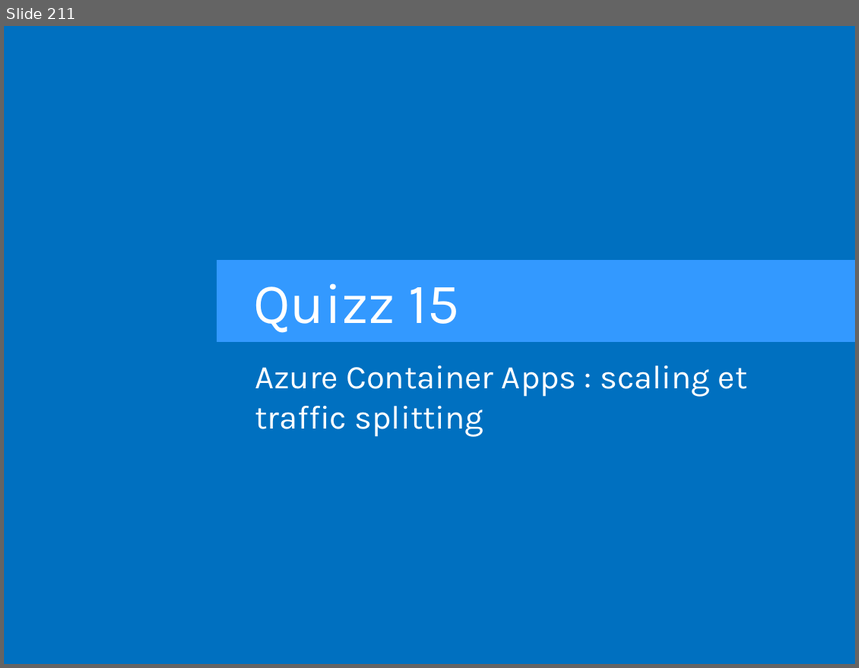
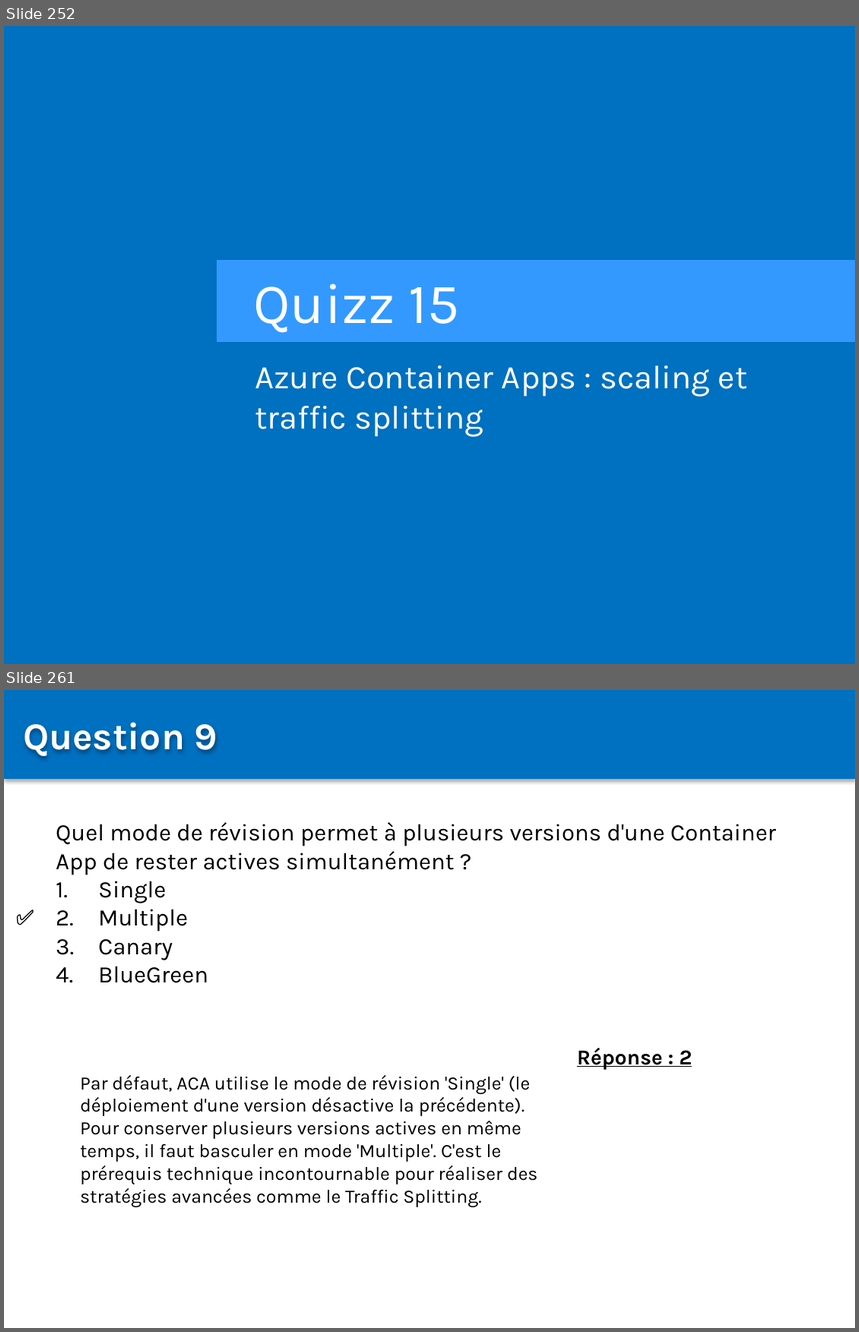
Before and after one commit to Sybaris-Classroom/az-204, a slide deck: Quiz/Quiz.pptx. Shown one above the other, each under a label of ours: slide 211 before the commit, slides 252 and 261 after it; the slides between them are not shown. The pictures are 859x668 and 859x1332 pixels, drawn with LibreOffice and Linux fonts; fonts in the diff are those of the drawing. Boxes give left, top, right and bottom in pixels: in the first picture for what was removed or moved away, otherwise in the second. Text is boxed around its words. In the diff, an @@ line names an element or a change of style, - is before the commit and + after.

```diff
--- a/Quiz/Quiz.pptx
+++ b/Quiz/Quiz.pptx
@@ slide 261 added at [4, 690, 855, 1328], background #FFFFFF @@
@@ rectangle added at [4, 690, 855, 778], fill #0070C0 @@
@@ text added at [23, 722, 218, 758], 32 pt, text #FFFFFF, bold @@
+Question 9
@@ text added at [56, 822, 776, 983], 20 pt, text #000000 @@
+Quel mode de révision permet à plusieurs versions d'une Container App de rester actives simultanément ?
+1. Single
+2. Multiple
+3. Canary
+4. BlueGreen
@@ text added at [7, 900, 59, 933], 18 pt, text #000000, bold @@
+✅
@@ text added at [577, 1048, 693, 1070], 18 pt, text #000000, bold, underline @@
+Réponse : 2
@@ text added at [80, 1075, 538, 1208], 16 pt, text #000000 @@
+Par défaut, ACA utilise le mode de révision 'Single' (le déploiement d'une version désactive la précédente). Pour conserver plusieurs versions actives en même temps, il faut basculer en mode 'Multiple'. C'est le prérequis technique incontournable pour réaliser des stratégies avancées comme le Traffic Splitting.
@@ what was slide 211 is now slide 252 @@
```
Also in this commit, not shown: 1 slide changed, 81 other slides added.
